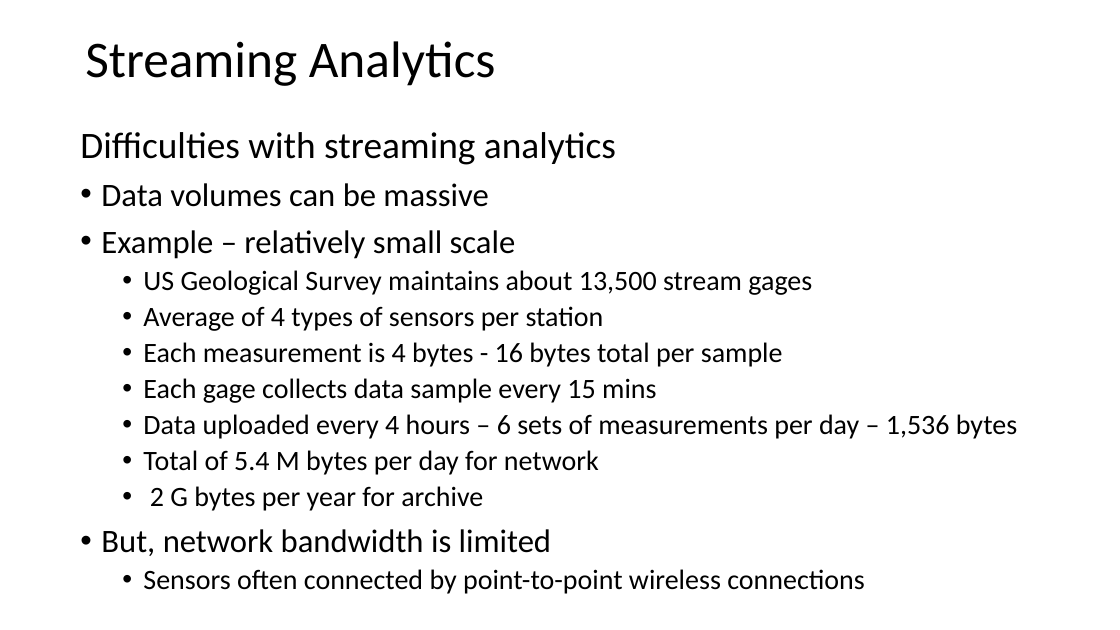
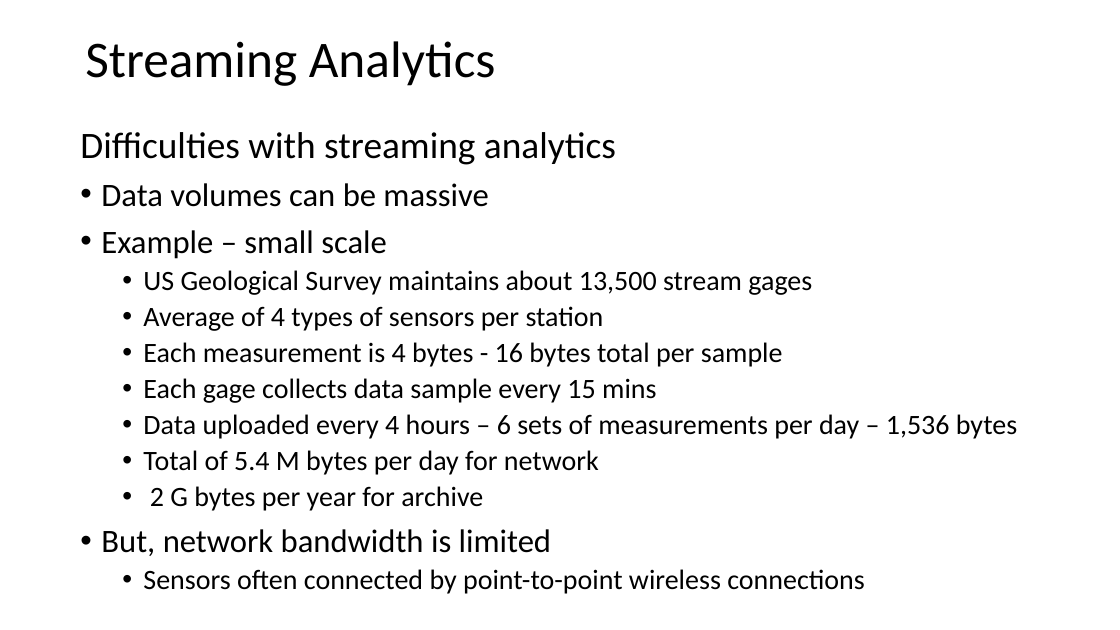
Before and after one commit to StephenElston/CSCI-E-108, a slide deck: slide 4 of slides/3_StreamingAnalytics.pptx. Drawn at 1120x630 pixels with LibreOffice and Linux fonts; fonts in the diff are those of the drawing. Boxes give left, top, right and bottom in pixels: in the first picture for what was removed or moved away, otherwise in the second. Text is boxed around its words. In the diff, an @@ line names an element or a change of style, - is before the commit and + after.

```diff
--- a/slides/3_StreamingAnalytics.pptx
+++ b/slides/3_StreamingAnalytics.pptx
@@ text at [101,230,387,259]: text changed @@
-• Example – relatively small scale
+• Example – small scale
```
Also in this commit, not shown: 8 other slides changed.
